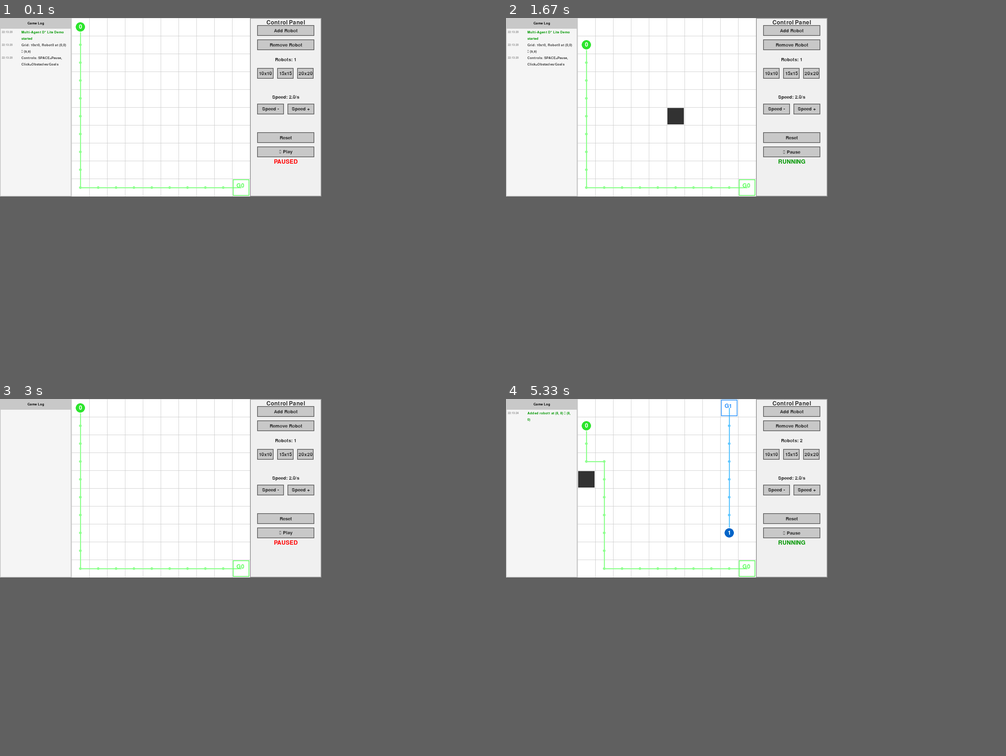
Above: before the commit, frames 1-4 (two rows, left to right).
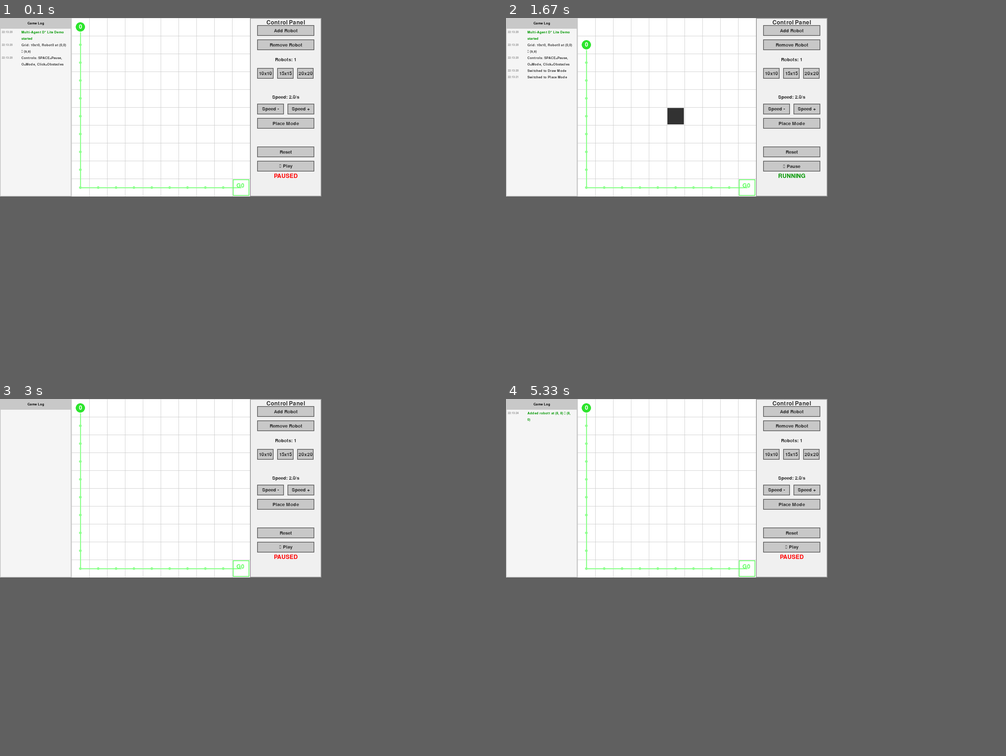
Above: after the commit, the same moments.

Repository: jzender12/multi-robot-d-star-lite
Game: pygame game, started from main.py
Two runs of this game, one before a commit and one after it. Both use one fixed random seed, a clock stepped at 60 frames per second and the inputs below.
Inputs (mouse positions are in pixels of both pictures, inside the frame that each line leads up to):
- Up to frame 1 (0.1 s): no input
- Up to frame 2 (1.67 s): press the mouse at (666, 117) at 0.37 s; move the mouse to (631, 114) at 0.47 s; release the mouse at (591, 107) at 0.6 s; click (781, 128) at 0.72 s; hold O 1-1.47 s; click "▶ Play" at 1.55 s
- Up to frame 3 (3 s): click (105, 431) at 1.88 s; click "Add Robot" at 2.22 s; press the mouse at (105, 431) at 2.53 s; move the mouse to (145, 481) at 2.63 s; release the mouse at (190, 534) at 2.77 s; press the mouse at (265, 456) at 2.87 s; move the mouse to (230, 473) at 2.97 s
- Up to frame 4 (5.33 s): release the mouse at (696, 495) at 3.1 s; press the mouse at (776, 491) at 3.2 s; move the mouse to (731, 473) at 3.3 s; release the mouse at (691, 459) at 3.43 s; press the mouse at (771, 456) at 3.53 s; move the mouse to (666, 463) at 3.63 s; release the mouse at (561, 477) at 3.77 s; click (576, 481) at 3.88 s; press the mouse at (576, 481) at 4.2 s; move the mouse to (571, 481) at 4.3 s; release the mouse at (561, 481) at 4.43 s; press the mouse at (576, 481) at 4.53 s; move the mouse to (656, 509) at 4.63 s; release the mouse at (736, 538) at 4.77 s; press the mouse at (791, 413) at 4.87 s; move the mouse to (761, 416) at 4.97 s; release the mouse at (726, 423) at 5.1 s; press the mouse at (791, 534) at 5.2 s; move the mouse to (776, 520) at 5.3 s

The runs differ from the first frame. In frame 1, 1.1% of the frame differs, in the area x 4-63%, y 12-45%; in frame 2, 1.2%; in frame 3, 1.1%; in frame 4, 1.6%, in the area x 14-63%, y 0-48%.

Commit message:
draw mode

Diff:
--- a/multi_robot_d_star_lite/__main__.py
+++ b/multi_robot_d_star_lite/__main__.py
@@ -42,7 +42,7 @@
     # Add initial messages to game log
     visualizer.add_log_message("Multi-Agent D* Lite Demo started", "success")
     visualizer.add_log_message("Grid: 10x10, Robot0 at (0,0) → (9,9)", "info")
-    visualizer.add_log_message("Controls: SPACE=Pause, Click=Obstacles/Goals", "info")
+    visualizer.add_log_message("Controls: SPACE=Pause, O=Mode, Click=Obstacles", "info")
 
     # Run simulation
     print("\n" + "="*50)
@@ -51,6 +51,7 @@
     print("\nControls:")
     print("  SPACE - Pause/Resume")
     print("  C     - Copy current setup to clipboard (when paused)")
+    print("  O     - Toggle obstacle mode (Place/Draw)")
     print("  Click - Add/remove obstacle")
     print("  When paused:")
     print("    - Click robot to select it")
@@ -97,6 +98,13 @@
                 info_text = "Failed to copy to clipboard - see console output"
                 print("Could not copy to clipboard. Here's the grid state:")
                 print(grid_export)
+
+        elif events.get('o', False):
+            # Toggle obstacle mode with 'O' key
+            draw_mode = visualizer.control_panel.toggle_obstacle_mode()
+            mode_text = "Draw Mode" if draw_mode else "Place Mode"
+            info_text = f"Obstacle mode: {mode_text}"
+            visualizer.add_log_message(f"Switched to {mode_text}", "info")
 
         elif events.get('panel_event'):
             # Handle control panel events
@@ -209,6 +217,13 @@
                 sim_speed = visualizer.control_panel.speed
                 info_text = f"Speed: {sim_speed:.1f}/s"
 
+            elif action == "Obstacle Mode":
+                # Toggle obstacle mode between place and draw
+                draw_mode = visualizer.control_panel.toggle_obstacle_mode()
+                mode_text = "Draw Mode" if draw_mode else "Place Mode"
+                info_text = f"Obstacle mode: {mode_text}"
+                visualizer.add_log_message(f"Switched to {mode_text}", "info")
+
             elif action == "Pause/Play":
                 # Toggle pause state
                 paused = not paused
@@ -290,6 +305,21 @@
                     # Pass the changed cell so D* Lite can update properly
                     coordinator.recompute_paths(changed_cells={(x, y)})
 
+        # Handle mouse motion for draw mode
+        elif events.get('mouse_motion') and visualizer.control_panel.obstacle_draw_mode:
+            x, y = events['mouse_motion']
+            # Only place obstacles if we're in draw mode and not selecting robots
+            if not selected_robot:
+                # Check if position is valid for obstacle
+                is_goal_pos = any(goal == (x, y) for goal in coordinator.goals.values())
+                is_robot_pos = any(pos == (x, y) for pos in coordinator.current_positions.values())
+
+                if not ((x, y) in world.static_obstacles) and not is_goal_pos and not is_robot_pos:
+                    world.add_obstacle(x, y)
+                    # Don't spam log for each cell in draw mode
+                    # Pass the changed cell so D* Lite can update properly
+                    coordinator.recompute_paths(changed_cells={(x, y)})
+
         # Step simulation at controlled rate
         current_time = time.time()
         if not paused and current_time - last_step_time > 1.0 / sim_speed:
--- a/multi_robot_d_star_lite/ui_components.py
+++ b/multi_robot_d_star_lite/ui_components.py
@@ -124,7 +124,8 @@
                  on_remove_robot: Optional[Callable] = None,
                  on_resize: Optional[Callable] = None,
                  on_reset: Optional[Callable] = None,
-                 on_pause_play: Optional[Callable] = None):
+                 on_pause_play: Optional[Callable] = None,
+                 on_obstacle_mode: Optional[Callable] = None):
         """
         Create control panel.
 
@@ -146,6 +147,7 @@
         self.robot_count = 0
         self.speed = 2.0  # Steps per second
         self.paused = True  # Start paused
+        self.obstacle_draw_mode = False  # False = place mode, True = draw mode
 
         # Background color
         self.bg_color = (240, 240, 240)
@@ -208,6 +210,14 @@
         )
         button_y += spacing
 
+        # Obstacle mode toggle button
+        self.buttons["Obstacle Mode"] = Button(
+            button_x, int(button_y), button_width, button_height,
+            "Place Mode",  # Default mode
+            on_obstacle_mode or (lambda: None)
+        )
+        button_y += spacing
+
         # Reset button
         button_y += spacing
         self.buttons["Reset"] = Button(
@@ -253,6 +263,13 @@
         self.paused = paused
         if "Pause/Play" in self.buttons:
             self.buttons["Pause/Play"].text = "⏸ Pause" if not paused else "▶ Play"
+
+    def toggle_obstacle_mode(self):
+        """Toggle between place and draw mode for obstacles."""
+        self.obstacle_draw_mode = not self.obstacle_draw_mode
+        if "Obstacle Mode" in self.buttons:
+            self.buttons["Obstacle Mode"].text = "Draw Mode" if self.obstacle_draw_mode else "Place Mode"
+        return self.obstacle_draw_mode
 
     def handle_event(self, event: pygame.event.Event) -> Optional[str]:
         """
--- a/multi_robot_d_star_lite/visualizer.py
+++ b/multi_robot_d_star_lite/visualizer.py
@@ -23,6 +23,10 @@
 
         # Grid offset due to log panel
         self.grid_offset_x = self.log_panel_width
+
+        # Mouse drag tracking for draw mode
+        self.mouse_dragging = False
+        self.last_drag_cell = None
 
         pygame.init()
         self.screen = pygame.display.set_mode((self.total_width, self.height))  # No extra space for info bar
@@ -217,10 +221,14 @@
             'quit': False,
             'space': False,
             'c': False,
+            'o': False,  # Obstacle mode toggle
             'mouse_click': None,
             'left_click': None,
             'right_click': None,
             'panel_event': None,
+            'mouse_down': None,
+            'mouse_up': False,
+            'mouse_motion': None,
         }
 
         for event in pygame.event.get():
@@ -231,6 +239,8 @@
                     events['space'] = True
                 elif event.key == pygame.K_c:
                     events['c'] = True
+                elif event.key == pygame.K_o:
+                    events['o'] = True
                 elif event.key == pygame.K_q:
                     events['quit'] = True
             elif event.type == pygame.MOUSEBUTTONDOWN:
@@ -255,8 +265,29 @@
                         if event.button == 1:  # Left click
                             events['left_click'] = (grid_x, grid_y)
                             events['mouse_click'] = (grid_x, grid_y)  # Keep for compatibility
+                            events['mouse_down'] = (grid_x, grid_y)
+                            self.mouse_dragging = True
+                            self.last_drag_cell = (grid_x, grid_y)
                         elif event.button == 3:  # Right click
                             events['right_click'] = (grid_x, grid_y)
+
+            elif event.type == pygame.MOUSEBUTTONUP:
+                if event.button == 1:  # Left button release
+                    events['mouse_up'] = True
+                    self.mouse_dragging = False
+                    self.last_drag_cell = None
+
+            elif event.type == pygame.MOUSEMOTION:
+                if self.mouse_dragging:
+                    mx, my = event.pos
+                    if mx >= self.log_panel_width and mx < self.log_panel_width + self.width and my < self.height:
+                        grid_x = (mx - self.grid_offset_x) // self.cell_size
+                        grid_y = my // self.cell_size
+                        if 0 <= grid_x < self.world.width and 0 <= grid_y < self.world.height:
+                            # Only report motion if we moved to a different cell
+                            if (grid_x, grid_y) != self.last_drag_cell:
+                                events['mouse_motion'] = (grid_x, grid_y)
+                                self.last_drag_cell = (grid_x, grid_y)
 
         return events
 
Not shown, changed: README.md
Not shown, changed: CLAUDE.md
